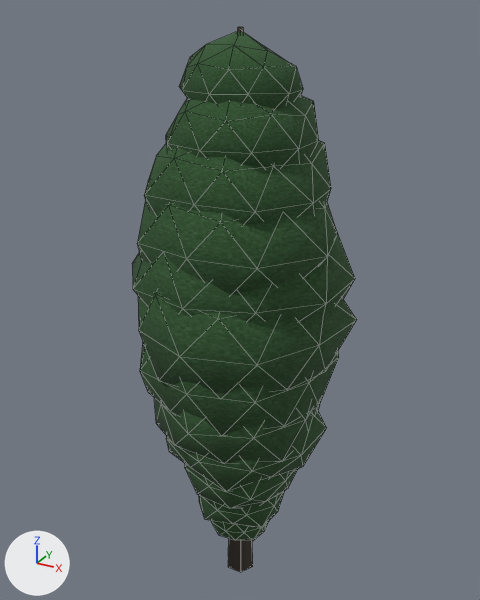
Renders of the glTF model prototype/assets/models/terrain/ambient_tree_29.glb from each side of a commit.
Rendered twice from a camera (50 mm lens) standing at (5.47, -9.96, 11.4) and looking at (-0.24, 0.42, 6.2). The lights are fixed; the arrows at lower left show +X, +Y and +Z. The picture after the commit comes second. Mesh edges are drawn as thin lines.

The older version as bpy lines, for what is in view:
```python
me_ambient_tree_29_mesh = bpy.data.meshes.new('ambient_tree_29_mesh')
me_ambient_tree_29_mesh.from_pydata(...)  # 516 vertices, 980 faces; spans x -2.0..2.05, y -2.06..2.02, z 0.0..11.11
# faces by material slot: [20, 960]
me_ambient_tree_29_mesh.materials.append(mat_ambient_tree_29_mat0)
me_ambient_tree_29_mesh.materials.append(mat_ambient_tree_29_mat1)
ob_ambient_tree_29 = bpy.data.objects.new('ambient_tree_29', me_ambient_tree_29_mesh)
ob_ambient_tree_29.location = (0.0, 0.0, 0.0)
```
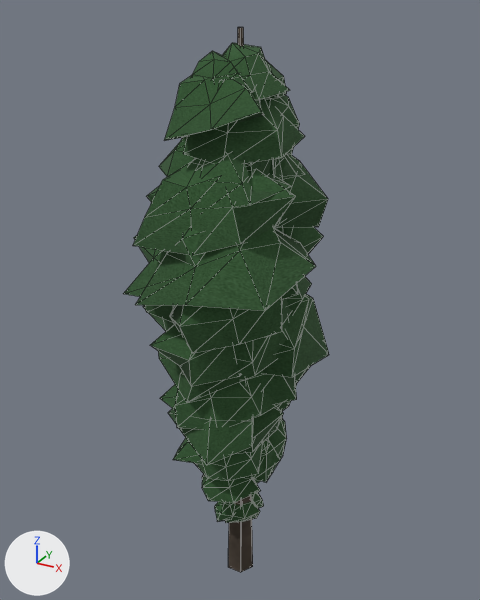
What the commit changed:
me_ambient_tree_29_mesh is used by ob_ambient_tree_29; location (0.0, 0.0, 0.0).
me_ambient_tree_29_mesh had 516 vertices, 980 faces and spanned x -2.0..2.05, y -2.06..2.02, z 0.0..11.11.
me_ambient_tree_29_mesh now has 1002 vertices, 1820 faces and spans x -2.47..1.66, y -2.01..2.3, z 0.0..11.11.
me_ambient_tree_29_mesh part 1: the loose piece of 42 vertices spanning x -1.36..1.24, y -1.26..1.32, z 2.07..3.97 is rebuilt with 22 vertices and now spans x -1.36..0.34, y -1.06..0.59, z 2.61..3.83.
me_ambient_tree_29_mesh part 2: the loose piece of 42 vertices spanning x -1.58..1.57, y -1.5..1.72, z 7.43..9.72 is rebuilt with 22 vertices and now spans x -1.19..1.28, y -1.57..0.64, z 7.65..9.23.
me_ambient_tree_29_mesh part 3: the loose piece of 42 vertices spanning x -1.24..1.25, y -1.3..1.27, z 8.45..10.36 is rebuilt with 22 vertices and now spans x -0.95..0.98, y -1.07..0.87, z 9.15..10.32.
me_ambient_tree_29_mesh part 4: the loose piece of 42 vertices spanning x -1.97..1.97, y -1.92..1.91, z 5.57..8.35 is rebuilt with 22 vertices and now spans x -1.36..1.66, y -2.01..0.8, z 6.73..8.6.
me_ambient_tree_29_mesh part 5: the loose piece of 42 vertices spanning x -0.99..1.03, y -0.99..0.98, z 9.43..11.08 is rebuilt with 22 vertices and now spans x -0.86..0.77, y -1.35..0.33, z 9.45..10.48.
me_ambient_tree_29_mesh part 6: the loose piece of 42 vertices spanning x -1.71..1.91, y -1.75..1.74, z 6.44..9.24 is rebuilt with 22 vertices and now spans x -2.05..0.54, y -1.65..1.2, z 6.66..8.24.
me_ambient_tree_29_mesh part 7: the loose piece of 42 vertices spanning x -1.86..1.78, y -1.89..2.02, z 4.02..6.85 is rebuilt with 22 vertices and now spans x -1.36..1.08, y -1.6..1.32, z 5.01..6.9.
me_ambient_tree_29_mesh part 8: 210 vertices removed from x -2.0..2.05, y -2.06..2.01, z 0.91..7.91; 836 vertices added at x -2.47..1.4, y -1.94..2.3, z 1.31..10.89.
me_ambient_tree_29_mesh part 9: 20 kept faces spanning x -0.31..0.31, y -0.27..0.27, z 0.0..11.11 get new texture (UV) coordinates.

Changed parts and their boxes (x1, y1, x2, y2) in the pictures (480 x 600 px):
'ambient_tree_29', reshaped (8% narrower): before (132, 27, 357, 572); after (123, 27, 329, 572)
part 1 of me_ambient_tree_29_mesh, rebuilt: before (184, 463, 298, 508); after (173, 438, 201, 464)
part 2 of me_ambient_tree_29_mesh, rebuilt: before (144, 141, 331, 225); after (133, 160, 296, 255)
part 3 of me_ambient_tree_29_mesh, rebuilt: before (166, 96, 319, 168); after (183, 98, 305, 163)
part 4 of me_ambient_tree_29_mesh, rebuilt: before (132, 232, 355, 321); after (135, 228, 316, 311)
part 5 of me_ambient_tree_29_mesh, rebuilt: before (179, 31, 303, 109); after (164, 75, 264, 140)
part 6 of me_ambient_tree_29_mesh, rebuilt: before (137, 200, 338, 295); after (123, 235, 168, 297)
part 7 of me_ambient_tree_29_mesh, rebuilt: before (140, 342, 339, 435); after (158, 317, 289, 402)
part 8 of me_ambient_tree_29_mesh, cut back: before (138, 292, 357, 541); after (143, 43, 329, 523)
part 9 of me_ambient_tree_29_mesh, surface changed: (228, 28, 252, 572) in both
